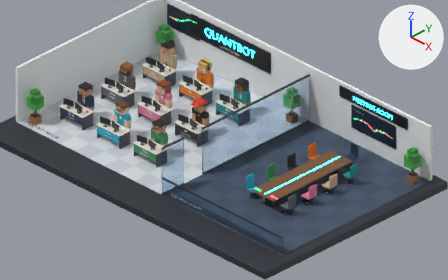
Two versions of the Blender file blender/quantbot_office.blend, one commit apart.
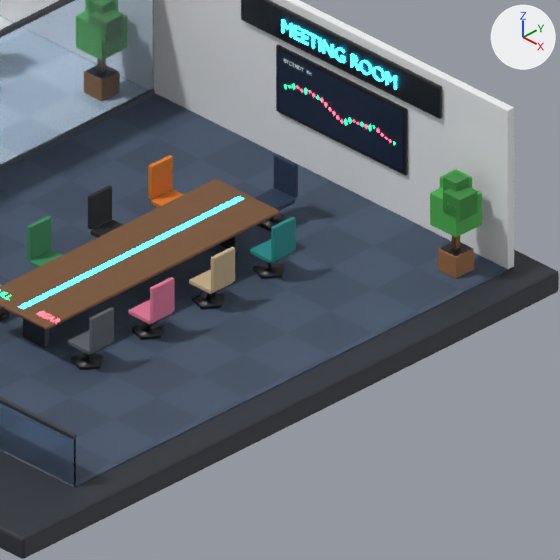
The first picture shows the older version from the file's camera 'Iso_Camera'. The close-ups show the older and then the newer version on the part from 57% to 100% of the width and 32% to 100% of the height of that picture. Only the edits that show in the close-ups are written down. The lights are fixed; the arrows at upper right show +X, +Y and +Z.

Names of what the first close-up shows: 'Base', 'Debate_Table', 'Debate_Table_stripe', 'Floor_Meeting', 'Glass_Front', 'Glass_W_-2.2', 'MR_Screen', 'MR_Screen_Frame', 'MR_Sign_Panel', 'Plant_3_leaf0', 'Plant_3_leaf1', 'Plant_3_leaf2', 'Plant_3_leaf3', 'Plant_3_pot', 'Plant_3_soil', 'Plant_3_trunk', 'Wall_Back' and 31 more.
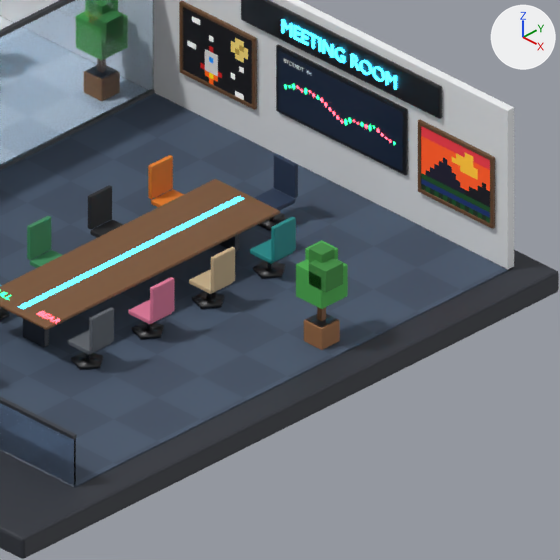
Location of each change, [x1, y1, x2, y2] in pixels of the close-ups (560 x 560 px):
'Painting_To_The_Moon_canvas', added: after [183, 7, 252, 104]
'Painting_Sunset_Peaks_canvas', added: after [421, 126, 490, 223]
'Plant_3_leaf0', moved: before [430, 187, 482, 237]; after [296, 259, 348, 309]
'Plant_3_leaf1', moved: before [443, 186, 477, 221]; after [309, 258, 343, 292]
'Plant_3_pot', moved: before [438, 248, 474, 278]; after [304, 319, 340, 350]
'Plant_3_leaf3', moved: before [443, 171, 469, 191]; after [309, 242, 335, 263]
'Painting_To_The_Moon_frame', added: after [179, 1, 257, 42]
'Painting_Sunset_Peaks_frame', added: after [418, 120, 495, 161]
'Plant_3_soil', moved: before [440, 242, 472, 256]; after [306, 314, 337, 328]
'Painting_To_The_Moon_frame.003', added: after [252, 41, 257, 106]
'Painting_Sunset_Peaks_frame.003', added: after [490, 160, 495, 225]
'Painting_To_The_Moon_frame.001', added: after [179, 69, 257, 110]
'Painting_Sunset_Peaks_frame.001', added: after [418, 188, 495, 229]
'Painting_To_The_Moon_frame.002', added: after [179, 5, 183, 70]
'Plant_3_leaf2', moved: before [440, 169, 472, 188]; after [305, 240, 338, 260]
'Plant_3_trunk', moved: before [452, 236, 460, 250]; after [317, 307, 326, 321]
'Painting_Sunset_Peaks_frame.002', added: after [418, 124, 421, 189]

Patch to the scene script:
```diff
--- a/blender/quantbot_office.blend.py
+++ b/blender/quantbot_office.blend.py
@@ mat_paint_sunset_peaks @@
+mat_paint_sunset_peaks = bpy.data.materials.new('Paint_Sunset_Peaks')
+# uses the picture img_img_sunset_peaks
@@ mat_paint_to_the_moon @@
+mat_paint_to_the_moon = bpy.data.materials.new('Paint_To_The_Moon')
+# uses the picture img_img_to_the_moon
@@ ob_plant_3_pot @@
 ob_plant_3_pot = bpy.data.objects.new('Plant_3_pot', me_plant_3_pot)
-ob_plant_3_pot.location = (8.4, 4.4, 0.2)
+ob_plant_3_pot.location = (8.5, 1.2, 0.2)
 _m = ob_plant_3_pot.modifiers.new('Bevel', 'BEVEL')
@@ ob_plant_3_soil @@
 ob_plant_3_soil = bpy.data.objects.new('Plant_3_soil', me_plant_3_soil)
-ob_plant_3_soil.location = (8.4, 4.4, 0.41)
+ob_plant_3_soil.location = (8.5, 1.2, 0.41)
@@ ob_plant_3_trunk @@
 ob_plant_3_trunk = bpy.data.objects.new('Plant_3_trunk', me_plant_3_trunk)
-ob_plant_3_trunk.location = (8.4, 4.4, 0.65)
+ob_plant_3_trunk.location = (8.5, 1.2, 0.65)
@@ ob_plant_3_leaf0 @@
 ob_plant_3_leaf0 = bpy.data.objects.new('Plant_3_leaf0', me_plant_3_leaf0)
-ob_plant_3_leaf0.location = (8.4, 4.4, 1.15)
+ob_plant_3_leaf0.location = (8.5, 1.2, 1.15)
 _m = ob_plant_3_leaf0.modifiers.new('Bevel', 'BEVEL')
@@ ob_plant_3_leaf1 @@
 ob_plant_3_leaf1 = bpy.data.objects.new('Plant_3_leaf1', me_plant_3_leaf1)
-ob_plant_3_leaf1.location = (8.6, 4.3, 1.4)
+ob_plant_3_leaf1.location = (8.7, 1.1, 1.4)
 _m = ob_plant_3_leaf1.modifiers.new('Bevel', 'BEVEL')
@@ ob_plant_3_leaf2 @@
 ob_plant_3_leaf2 = bpy.data.objects.new('Plant_3_leaf2', me_plant_3_leaf2)
-ob_plant_3_leaf2.location = (8.25, 4.55, 1.44)
+ob_plant_3_leaf2.location = (8.35, 1.35, 1.44)
 _m = ob_plant_3_leaf2.modifiers.new('Bevel', 'BEVEL')
@@ ob_plant_3_leaf3 @@
 ob_plant_3_leaf3 = bpy.data.objects.new('Plant_3_leaf3', me_plant_3_leaf3)
-ob_plant_3_leaf3.location = (8.4, 4.4, 1.6)
+ob_plant_3_leaf3.location = (8.5, 1.2, 1.6)
 _m = ob_plant_3_leaf3.modifiers.new('Bevel', 'BEVEL')
@@ ob_painting_sunset_peaks_frame_003 @@
+ob_painting_sunset_peaks_frame_003 = bpy.data.objects.new('Painting_Sunset_Peaks_frame.003', me_painting_sunset_peaks_frame_003)  # a box spanning x -0.035..0.035, y -0.03..0.03, z -0.6..0.6; in mat_m_6b4a2e_33 (brown #6b4a2e); modifiers BEVEL
+ob_painting_sunset_peaks_frame_003.parent = ob_painting_sunset_peaks
+ob_painting_sunset_peaks_frame_003.location = (0.835, -0.02, 0.0)
@@ ob_painting_sunset_peaks @@
+ob_painting_sunset_peaks = bpy.data.objects.new('Painting_Sunset_Peaks', None)
+ob_painting_sunset_peaks.location = (7.85, 4.98, 1.35)
@@ ob_painting_sunset_peaks_frame_002 @@
+ob_painting_sunset_peaks_frame_002 = bpy.data.objects.new('Painting_Sunset_Peaks_frame.002', me_painting_sunset_peaks_frame_003.copy())  # modifiers BEVEL
+ob_painting_sunset_peaks_frame_002.parent = ob_painting_sunset_peaks
+ob_painting_sunset_peaks_frame_002.location = (-0.835, -0.02, 0.0)
@@ ob_painting_sunset_peaks_frame_001 @@
+ob_painting_sunset_peaks_frame_001 = bpy.data.objects.new('Painting_Sunset_Peaks_frame.001', me_painting_sunset_peaks_frame_001)  # a box spanning x -0.87..0.87, y -0.03..0.03, z -0.04..0.04; in mat_m_6b4a2e_33 (brown #6b4a2e); modifiers BEVEL
+ob_painting_sunset_peaks_frame_001.parent = ob_painting_sunset_peaks
+ob_painting_sunset_peaks_frame_001.location = (0.0, -0.02, -0.635)
@@ ob_painting_sunset_peaks_frame @@
+ob_painting_sunset_peaks_frame = bpy.data.objects.new('Painting_Sunset_Peaks_frame', me_painting_sunset_peaks_frame_001.copy())  # modifiers BEVEL
+ob_painting_sunset_peaks_frame.parent = ob_painting_sunset_peaks
+ob_painting_sunset_peaks_frame.location = (0.0, -0.02, 0.635)
@@ ob_painting_sunset_peaks_canvas @@
+ob_painting_sunset_peaks_canvas = bpy.data.objects.new('Painting_Sunset_Peaks_canvas', me_painting_sunset_peaks_canvas)  # 4 vertices, 1 face; spans x -0.8..0.8, y -0.03, z -0.6..0.6
+ob_painting_sunset_peaks_canvas.parent = ob_painting_sunset_peaks
+ob_painting_sunset_peaks_canvas.location = (0.0, 0.0, 0.0)
@@ ob_painting_to_the_moon_frame_003 @@
+ob_painting_to_the_moon_frame_003 = bpy.data.objects.new('Painting_To_The_Moon_frame.003', me_painting_sunset_peaks_frame_003.copy())  # modifiers BEVEL
+ob_painting_to_the_moon_frame_003.parent = ob_painting_to_the_moon
+ob_painting_to_the_moon_frame_003.location = (0.835, -0.02, 0.0)
@@ ob_painting_to_the_moon @@
+ob_painting_to_the_moon = bpy.data.objects.new('Painting_To_The_Moon', None)
+ob_painting_to_the_moon.location = (2.35, 4.98, 1.35)
@@ ob_painting_to_the_moon_frame_002 @@
+ob_painting_to_the_moon_frame_002 = bpy.data.objects.new('Painting_To_The_Moon_frame.002', me_painting_sunset_peaks_frame_003.copy())  # modifiers BEVEL
+ob_painting_to_the_moon_frame_002.parent = ob_painting_to_the_moon
+ob_painting_to_the_moon_frame_002.location = (-0.835, -0.02, 0.0)
@@ ob_painting_to_the_moon_frame_001 @@
+ob_painting_to_the_moon_frame_001 = bpy.data.objects.new('Painting_To_The_Moon_frame.001', me_painting_sunset_peaks_frame_001.copy())  # modifiers BEVEL
+ob_painting_to_the_moon_frame_001.parent = ob_painting_to_the_moon
+ob_painting_to_the_moon_frame_001.location = (0.0, -0.02, -0.635)
@@ ob_painting_to_the_moon_frame @@
+ob_painting_to_the_moon_frame = bpy.data.objects.new('Painting_To_The_Moon_frame', me_painting_sunset_peaks_frame_001.copy())  # modifiers BEVEL
+ob_painting_to_the_moon_frame.parent = ob_painting_to_the_moon
+ob_painting_to_the_moon_frame.location = (0.0, -0.02, 0.635)
@@ ob_painting_to_the_moon_canvas @@
+ob_painting_to_the_moon_canvas = bpy.data.objects.new('Painting_To_The_Moon_canvas', me_painting_to_the_moon_canvas)  # 4 vertices, 1 face; spans x -0.8..0.8, y -0.03, z -0.6..0.6
+ob_painting_to_the_moon_canvas.parent = ob_painting_to_the_moon
+ob_painting_to_the_moon_canvas.location = (0.0, 0.0, 0.0)
```
